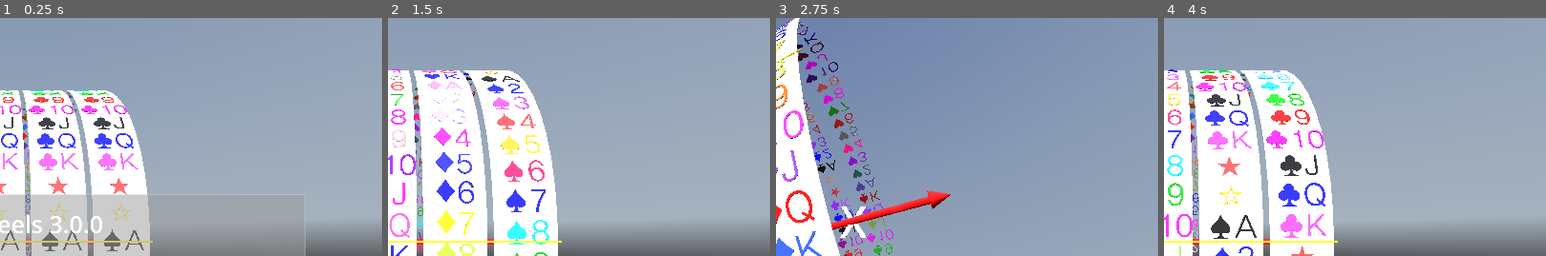
Above: before the commit, frames 1-4 (left to right).
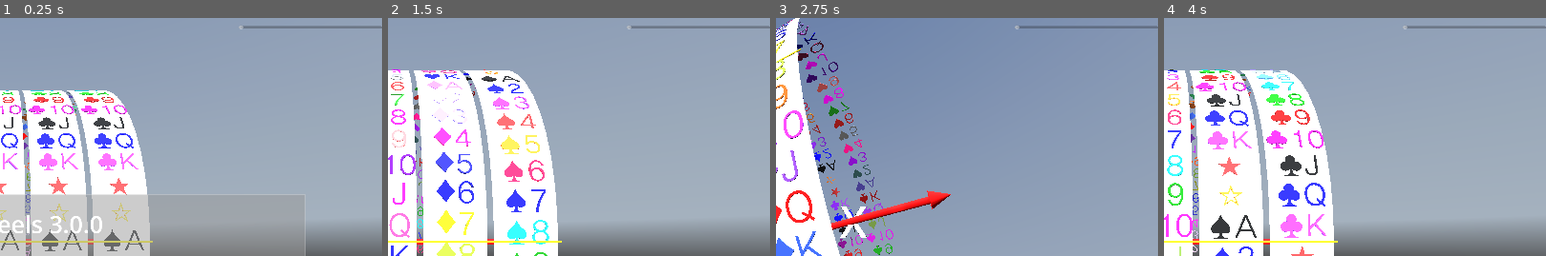
Above: after the commit, the same moments.

Repository: kasworld/gd4slot
Game: Godot game, scene res://main.tscn
Same seed, same stepped clock (60 frames per second), same inputs: the game is played once before the commit and once after it. A sky picture missing from this copy of the repository is replaced by a grey-blue gradient.
Inputs (mouse positions are % of the whole screen's width and height, from its top left):
- Up to frame 1 (0.25 s): no input
- Up to frame 2 (1.5 s): tap Enter at 0.5, 0.6 s; move the mouse to (72, 45) at 0.52 s; click (72, 45) at 0.67 s; tap Space at 0.77 s; move the mouse to (30, 55) at 1.27 s; tap Delete at 1.35 s; click (30, 55) at 1.42 s
- Up to frame 3 (2.75 s): tap Space at 1.52 s; move the mouse to (60, 28) at 2.02 s; tap Enter at 2.1 s; click (60, 28) at 2.17 s
- Up to frame 4 (4 s): move the mouse to (45, 70) at 2.77 s; tap Delete at 2.85 s; click (45, 70) at 2.92 s; tap Space at 3.02, 3.77 s; move the mouse to (80, 65) at 3.52 s; tap Enter at 3.6 s; click (80, 65) at 3.67 s
The pictures show only the part of the screen within x 50-100%, y 3-53%; the shares and areas given below are measured in that part.

The runs differ from the first frame. In frame 1, 0.4% of the frame differs, in the area x 62-100%, y 3-5%; in frame 2, 0.4%; in frame 3, 0.4%; in frame 4, 0.4%.

Commit message:
debug용 기능 추가

Diff:
--- a/main.gd
+++ b/main.gd
@@ -108,3 +108,7 @@
 
 func _on_돌리기_pressed() -> void:
 	slot.돌리기시작()
+
+func _on_h_slider_value_changed(value: float) -> void:
+	slot.reel_list[0].rotation.x = deg_to_rad(value)
+	$"오른쪽패널/LabelDebug".text = slot.reel_list[0].debug_str()
--- a/main.tscn
+++ b/main.tscn
@@ -53,6 +53,13 @@
 offset_bottom = 371.0
 theme = SubResource("Theme_h2yge")
 
+[node name="LabelDebug" type="Label" parent="오른쪽패널"]
+layout_mode = 2
+
+[node name="HSlider" type="HSlider" parent="오른쪽패널"]
+layout_mode = 2
+max_value = 360.0
+
 [node name="TimedMessage" parent="." instance=ExtResource("5_lquwl")]
 self_modulate = Color(1, 1, 1, 0.498039)
 theme = SubResource("Theme_7mycd")
@@ -65,3 +72,5 @@
 [node name="MovingCameraLight" parent="." instance=ExtResource("5_7mycd")]
 
 [node name="FixedCameraLight" parent="." instance=ExtResource("5_7mycd")]
+
+[connection signal="value_changed" from="오른쪽패널/HSlider" to="." method="_on_h_slider_value_changed"]
--- a/slot_reel/slot_reel.gd
+++ b/slot_reel/slot_reel.gd
@@ -79,3 +79,6 @@
 
 func 선택된symbol얻기() -> ReelSymbol:
 	return symbol_list[선택된symbol번호()]
+
+func debug_str() -> String:
+	return "%f %f %f" % [ rad_to_deg(rotation.x), rad_to_deg(symbol각도), 중심각차이율(rotation.x) ]
--- a/slots/slots.gd
+++ b/slots/slots.gd
@@ -13,7 +13,7 @@
 
 var symbol크기 := Vector2(10,5)
 var reelcount := 5
-var reellist := []
+var reel_list := []
 
 func init() -> Slots:
 	var color_text_info_list := make_color_text_info_list()
@@ -24,18 +24,18 @@
 		rl.rotation_stopped.connect(결과가결정됨)
 		rl.position = Vector3(i*symbol크기.x+i +symbol크기.x/2 -calc_width()/2, 0, 0)
 		add_child(rl)
-		reellist.append(rl)
+		reel_list.append(rl)
 
 	$Bar.mesh.material.albedo_color = Color.GOLD
 	$Bar.mesh.top_radius = 0.1
 	$Bar.mesh.bottom_radius = $Bar.mesh.top_radius
 	$Bar.mesh.height = calc_width()
-	$Bar.position = (reellist[-1].position + reellist[0].position) /2 + Vector3(0,0,reellist[0].calc_radius())
+	$Bar.position = (reel_list[-1].position + reel_list[0].position) /2 + Vector3(0,0,reel_list[0].calc_radius())
 
 	return self
 
 func calc_radius() -> float:
-	return reellist[0].calc_radius()
+	return reel_list[0].calc_radius()
 
 func calc_width() -> float:
 	return reelcount*(symbol크기.x+1)
@@ -48,7 +48,7 @@
 
 func 결과가결정됨( _rl :SlotReel) -> void:
 	var 모두멈추었나 = true
-	for n in reellist:
+	for n in reel_list:
 		if n.회전중인가:
 			모두멈추었나 = false
 
@@ -57,7 +57,7 @@
 
 func 선택된symbol들얻기() -> Array:
 	var rtn := []
-	for n in reellist:
+	for n in reel_list:
 		rtn.append(n.선택된symbol얻기())
 	return rtn
 
@@ -65,7 +65,7 @@
 	return NamedColorList.color_list.pick_random()[0]
 
 func 돌리기시작() -> void:
-	for r in reellist:
+	for r in reel_list:
 		var rot = randfn(2*PI, PI/2)
 		if randi_range(0,1) == 0:
 			rot = -rot
